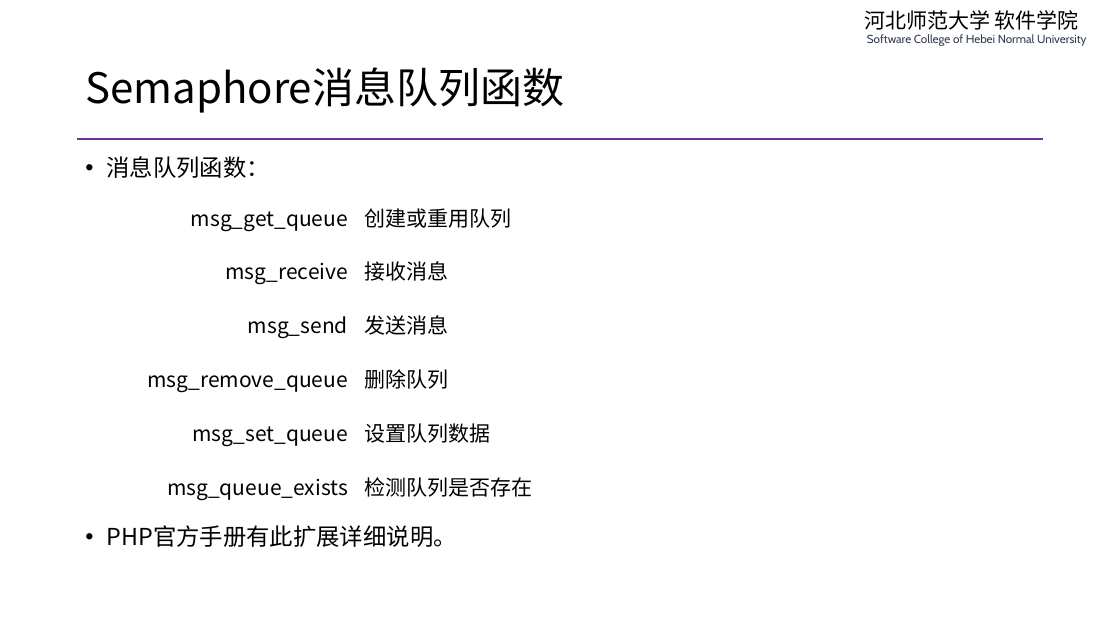
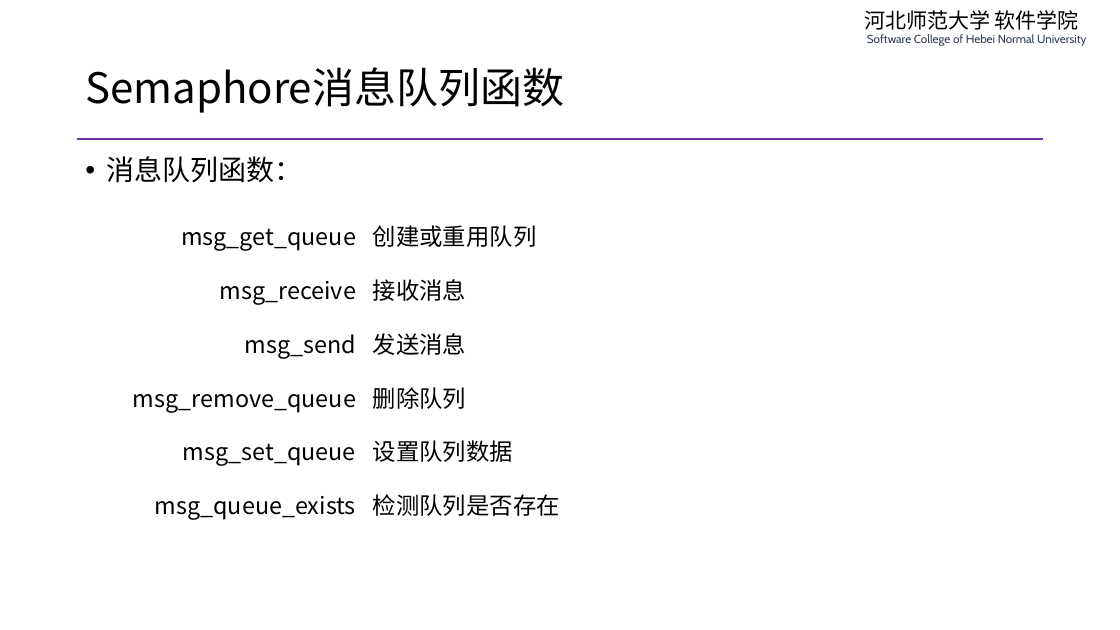
Before and after one commit to edu2act/course-php-serverside-development-on-linux, a slide deck: slide 9 of materials/slides/ch07-message-queue.pptx. Drawn at 1120x630 pixels with LibreOffice and Linux fonts; fonts in the diff are those of the drawing. Boxes give left, top, right and bottom in pixels: in the first picture for what was removed or moved away, otherwise in the second. Text is boxed around its words. In the diff, an @@ line names an element or a change of style, - is before the commit and + after.

```diff
--- a/materials/slides/ch07-message-queue.pptx
+++ b/materials/slides/ch07-message-queue.pptx
@@ text "消息队列函数：" at <box>106,156,302,183</box>: size 20 to 24 pt @@
@@ table at <box>97,208,946,531</box> @@
@@ size 18 to 20 pt @@
@@ table: place and size @@
-table at <box>90,190,939,513</box>
+table at <box>97,208,946,531</box>
@@ text at <box>106,525,456,547</box>: paragraph removed @@
-• PHP官方手册有此扩展详细说明。
```
Also in this commit, not shown: 17 other slides changed, 1 slide added, 1 other file.
